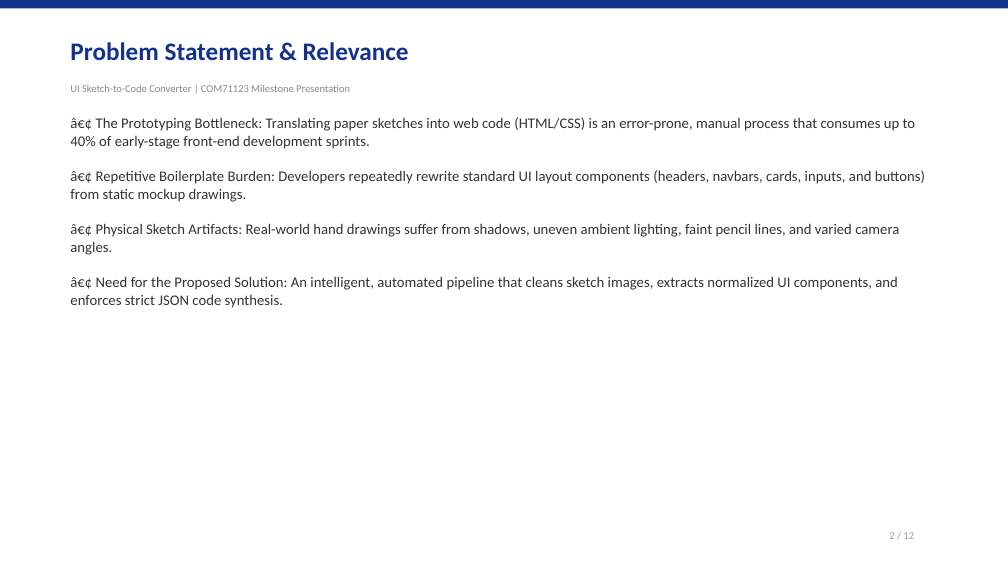
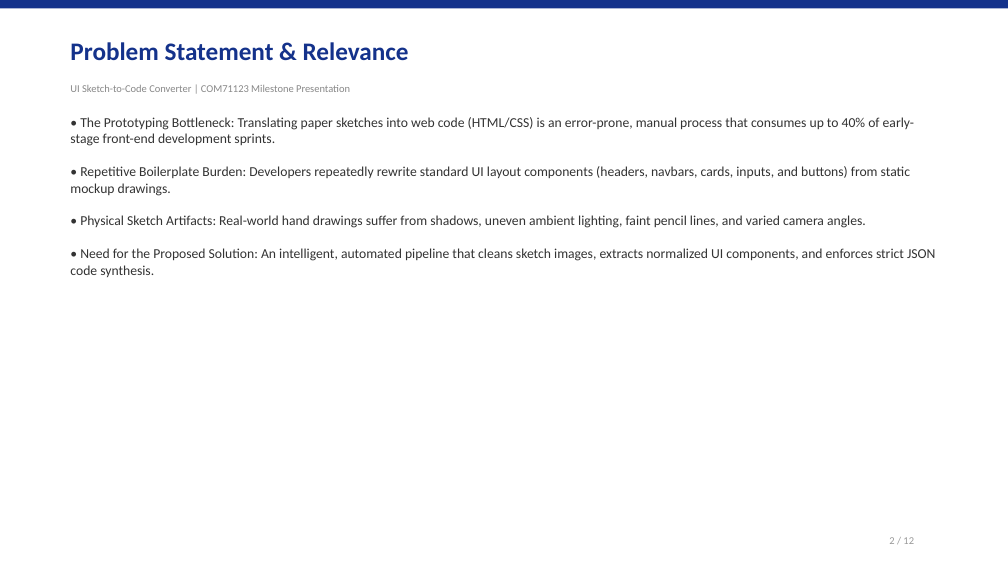
Before and after one commit to arun160420/ui-sketch-to-code, a slide deck: slide 2 of UI_Sketch_to_Code_Presentation.pptx. Drawn at 1008x567 pixels with LibreOffice and Linux fonts; fonts in the diff are those of the drawing. Boxes give left, top, right and bottom in pixels: in the first picture for what was removed or moved away, otherwise in the second. Text is boxed around its words. In the diff, an @@ line names an element or a change of style, - is before the commit and + after.

```diff
--- a/UI_Sketch_to_Code_Presentation.pptx
+++ b/UI_Sketch_to_Code_Presentation.pptx
@@ text at box(70, 117, 935, 277): text changed; size 14 to 13 pt @@
-â€¢ The Prototyping Bottleneck: Translating paper sketches into web code (HTML/CSS) is an error-prone, manual process that consumes up to 40% of early-stage front-end development sprints.
-â€¢ Repetitive Boilerplate Burden: Developers repeatedly rewrite standard UI layout components (headers, navbars, cards, inputs, and buttons) from static mockup drawings.
-â€¢ Physical Sketch Artifacts: Real-world hand drawings suffer from shadows, uneven ambient lighting, faint pencil lines, and varied camera angles.
-â€¢ Need for the Proposed Solution: An intelligent, automated pipeline that cleans sketch images, extracts normalized UI components, and enforces strict JSON code synthesis.
+• The Prototyping Bottleneck: Translating paper sketches into web code (HTML/CSS) is an error-prone, manual process that consumes up to 40% of early-stage front-end development sprints.
+• Repetitive Boilerplate Burden: Developers repeatedly rewrite standard UI layout components (headers, navbars, cards, inputs, and buttons) from static mockup drawings.
+• Physical Sketch Artifacts: Real-world hand drawings suffer from shadows, uneven ambient lighting, faint pencil lines, and varied camera angles.
+• Need for the Proposed Solution: An intelligent, automated pipeline that cleans sketch images, extracts normalized UI components, and enforces strict JSON code synthesis.
@@ text "2 / 12": place and size @@
-text "2 / 12" at box(889, 532, 914, 539)
+text "2 / 12" at box(889, 537, 914, 544)
```
Also in this commit, not shown: 10 other slides changed, 1 slide added, 1 slide removed, 1 other file.
